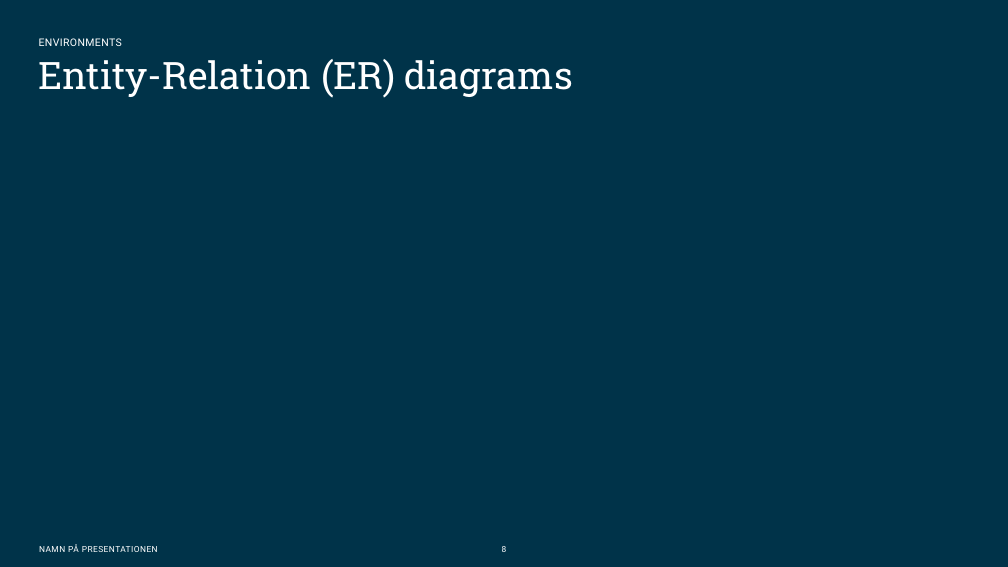
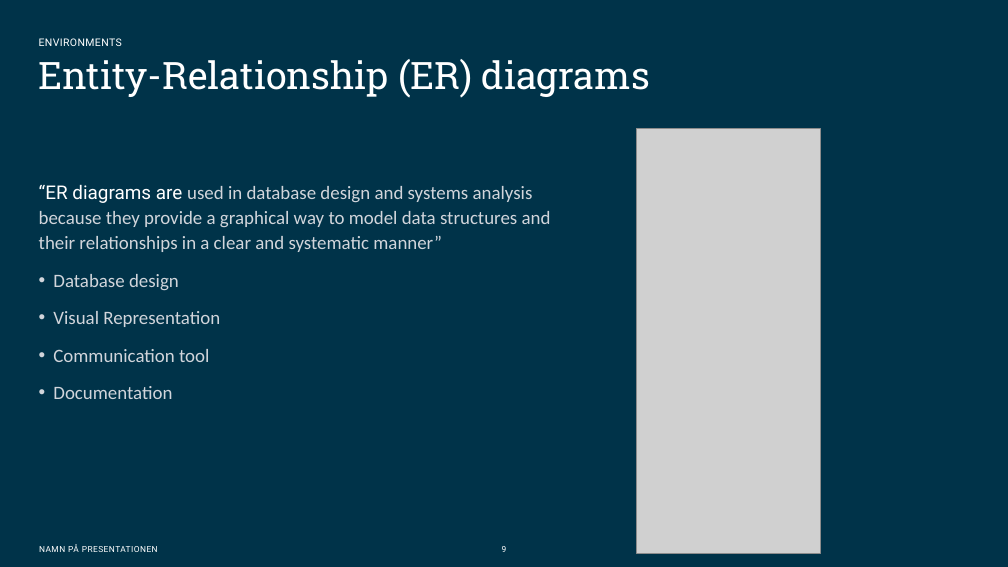
Before and after one commit to Omegapoint-Norge-Academy/storage-and-databases, a slide deck: slide 9 of Presentation material/Databases APP.pptx (slide 8 before the commit). Drawn at 1008x567 pixels with LibreOffice and Linux fonts; fonts in the diff are those of the drawing; grey boxes stand for pictures; background and template pictures are left out. Boxes give left, top, right and bottom in pixels: in the first picture for what was removed or moved away, otherwise in the second. Text is boxed around its words. In the diff, an @@ line names an element or a change of style, - is before the commit and + after.

Commit message:
Added a ReadMe.md for the repository. Updated the PPT. Added a couple of DALL-E generated pictures

```diff
--- a/Presentation material/Databases APP.pptx
+++ b/Presentation material/Databases APP.pptx
@@ title at (39,59,650,98): text changed @@
-Entity-Relation (ER) diagrams
+Entity-Relationship (ER) diagrams
@@ picture added at (637,129,821,554) @@
@@ text added at (39,184,551,399), 18 pt, text #D1D5DB @@
+“ER diagrams are used in database design and systems analysis because they provide a graphical way to model data structures and their relationships in a clear and systematic manner”
+• Database design
+• Visual Representation
+• Communication tool
+• Documentation
```
Also in this commit, not shown: 6 other slides changed, 1 slide added, 4 other files.
